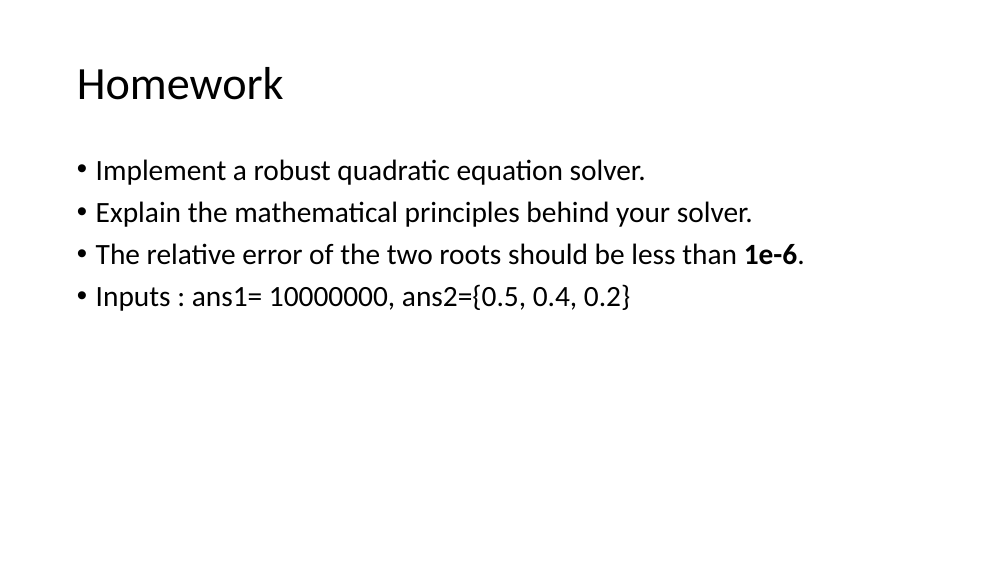
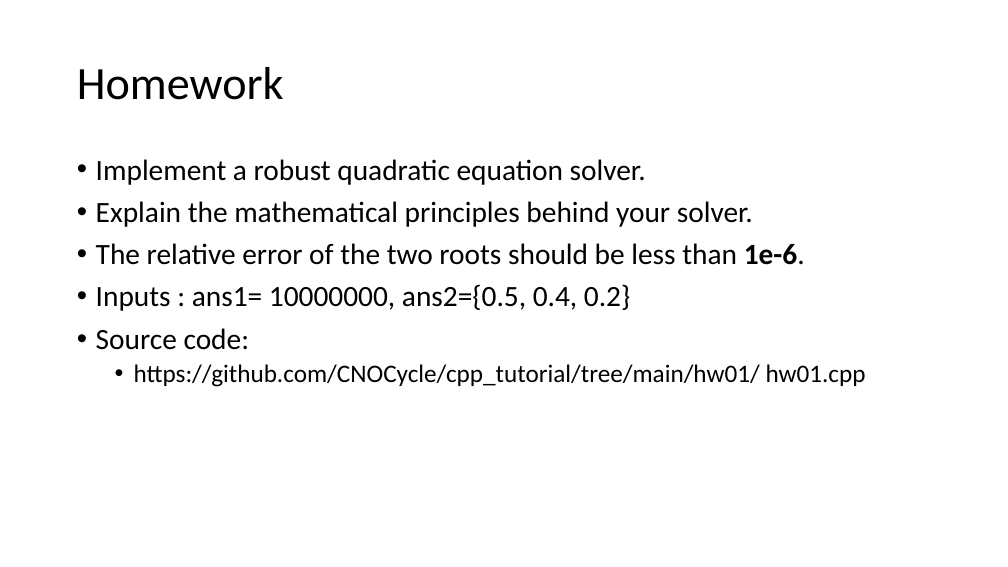
Before and after one commit to CNOCycle/cpp_tutorial, a slide deck: slide 8 of hw01/hw01.pptx. Drawn at 1008x567 pixels with LibreOffice and Linux fonts; fonts in the diff are those of the drawing. Boxes give left, top, right and bottom in pixels: in the first picture for what was removed or moved away, otherwise in the second. Text is boxed around its words. In the diff, an @@ line names an element or a change of style, - is before the commit and + after.

```diff
--- a/hw01/hw01.pptx
+++ b/hw01/hw01.pptx
@@ text at bbox=[96, 328, 866, 387]: paragraphs added @@
+• Source code:
+  • https://github.com/CNOCycle/cpp_tutorial/tree/main/hw01/ hw01.cpp
```
Also in this commit, not shown: 1 other slide changed, 4 other files.
